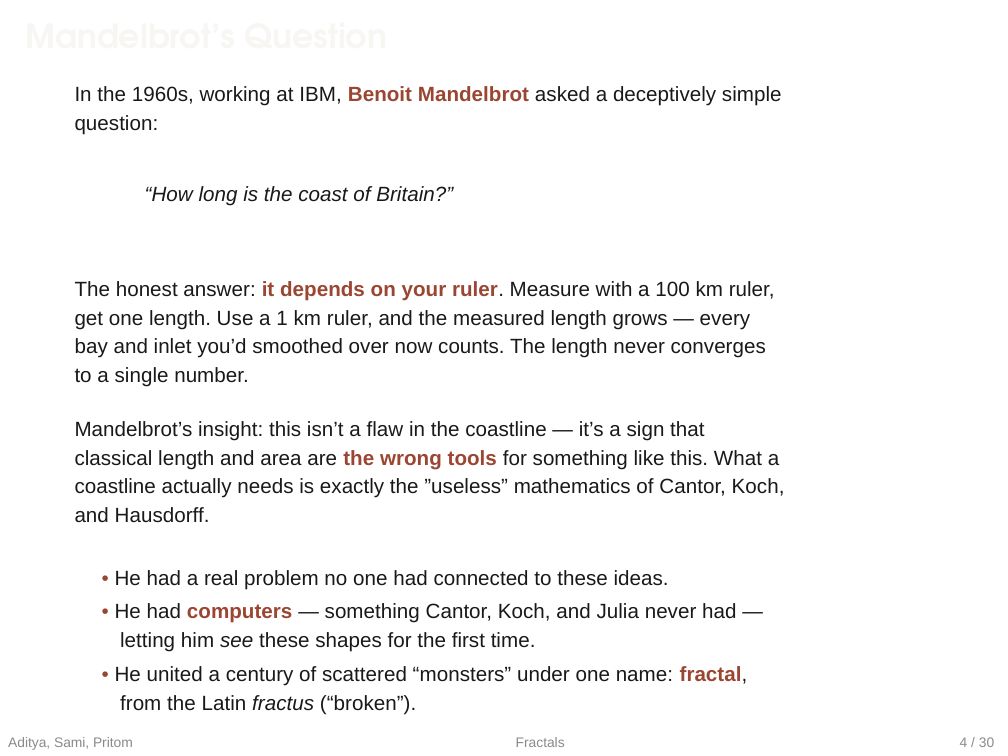
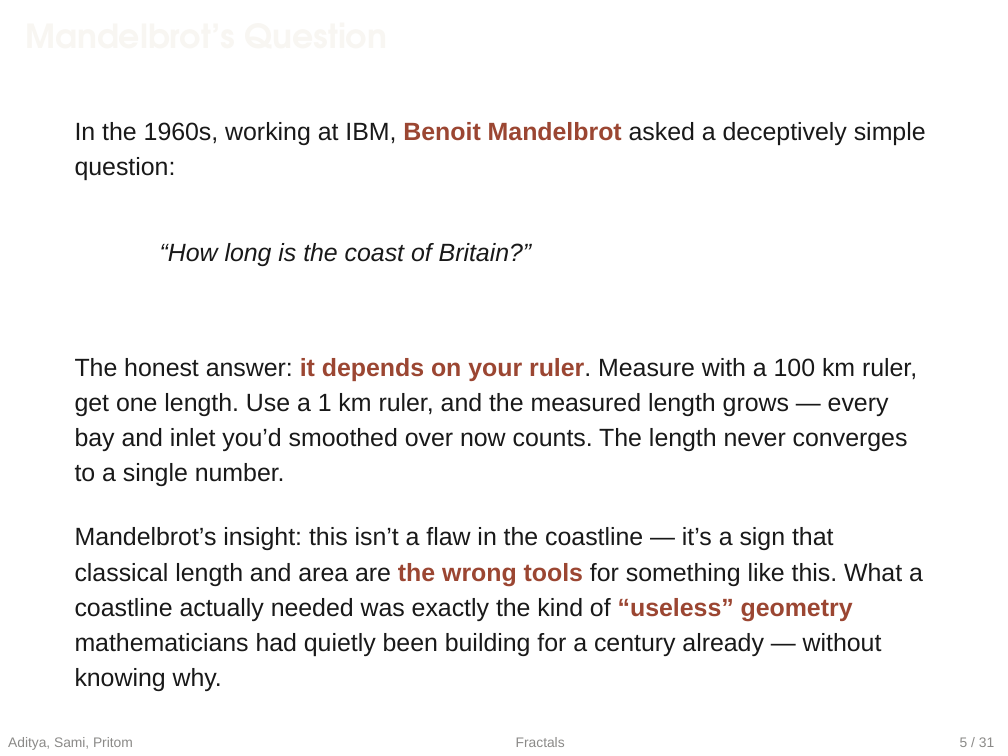
Before and after one commit to eh-Sami/CSE-200-Presentation, a slide deck: slide 18 of combined/main-editable.pptx. Drawn at 1008x756 pixels with LibreOffice and Linux fonts; fonts in the diff are those of the drawing; background and template pictures are left out. Boxes give left, top, right and bottom in pixels: in the first picture for what was removed or moved away, otherwise in the second. Text is boxed around its words. In the diff, an @@ line names an element or a change of style, - is before the commit and + after.

```diff
--- a/combined/main-editable.pptx
+++ b/combined/main-editable.pptx
@@ text "In the 1960s, working at ...": place and size @@
-text "In the 1960s, working at ..." at (75,86,782,106)
+text "In the 1960s, working at ..." at (75,122,926,145)
@@ text "question:": place and size @@
-text "question:" at (75,115,159,135)
+text "question:" at (75,157,176,180)
@@ text "“How long is the coast ...": place and size @@
-text "“How long is the coast ..." at (145,186,453,206)
+text "“How long is the coast ..." at (160,243,532,266)
@@ text "The honest answer: it depends ...": place and size @@
-text "The honest answer: it depends ..." at (75,281,775,301)
+text "The honest answer: it depends ..." at (75,358,917,381)
@@ text "get one length. Use a ...": place and size @@
-text "get one length. Use a ..." at (75,310,750,329)
+text "get one length. Use a ..." at (75,393,889,416)
@@ text "bay and inlet you’d smoothed ...": place and size @@
-text "bay and inlet you’d smoothed ..." at (75,338,766,358)
+text "bay and inlet you’d smoothed ..." at (75,428,908,451)
@@ text "to a single number.": place and size @@
-text "to a single number." at (75,367,249,387)
+text "to a single number." at (75,463,285,486)
@@ text removed at (75,478,785,498) @@
-coastline actually needs is exactly the ”useless” mathematics of Cantor, Koch,
@@ text removed at (75,507,210,523) @@
-and Hausdorff.
@@ text "Mandelbrot’s insight: this isn’t a ...": place and size @@
-text "Mandelbrot’s insight: this isn’t a ..." at (75,421,704,440)
+text "Mandelbrot’s insight: this isn’t a ..." at (75,527,833,550)
@@ size 14.7 to 17.8 pt in 9 elements at (75,157,176,180), (160,243,532,266), (75,122,926,145), (75,463,285,486), (75,358,917,381), (75,393,889,416), (75,428,908,451), (75,527,833,550), (75,563,923,587) @@
@@ text "classical length and area are ...": place and size @@
-text "classical length and area are ..." at (75,450,779,470)
+text "classical length and area are ..." at (75,563,923,587)
@@ text added at (75,598,853,622), 17.8 pt, text #191919 @@
+coastline actually needed was exactly the kind of “useless” geometry
@@ text removed at (115,570,669,589) @@
-• He had a real problem no one had connected to these ideas.
@@ text removed at (115,603,736,623) @@
-• He had computers — something Cantor, Koch, and Julia never had —
@@ text added at (75,633,882,656), 17.8 pt, text #191919 @@
+mathematicians had quietly been building for a century already — without
@@ text removed at (120,632,536,652) @@
-letting him see these shapes for the first time.
@@ text added at (75,668,222,691), 17.8 pt, text #191919 @@
+knowing why.
@@ text removed at (115,666,748,686) @@
-• He united a century of scattered “monsters” under one name: fractal,
@@ text removed at (120,695,416,714) @@
-from the Latin fractus (“broken”).
@@ text at (960,737,994,747): text changed @@
-4 / 30
+5 / 31
```
Also in this commit, not shown: 87 other slides changed, 16 slides added, 14 slides removed, 9 other files.
